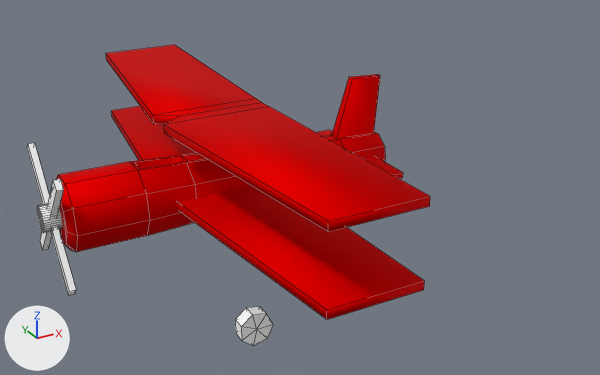
The OBJ model Models/chopwit.obj: old version first, new version second.
Before and after are seen from a camera (50 mm lens) standing at (-471.0, -962.0, 447.0) and looking at (31.0, -50.0, -9.0). Lighting does not change. The marker at lower left points along +X, +Y and +Z. Mesh edges are drawn as thin lines. Where no turn or scale is listed for an object, it has been applied to the vertices.

Objects in the first picture: 'chopwit'.
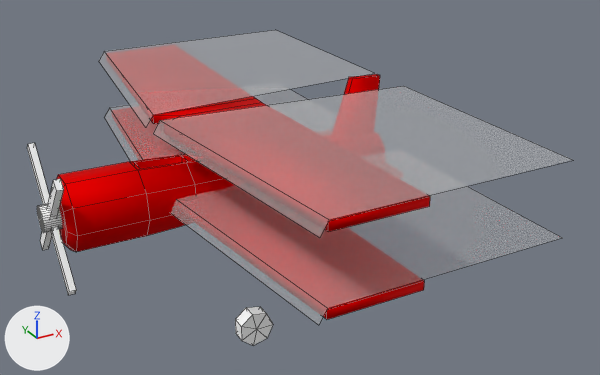
The edits, one by one:
Material 'Mat.1' (mat_mat_1) is new.
Its base color is (0.8, 0.8, 0.8) (white #e7e7e7).
Its metallic is 1.0.
Its roughness is 1.0.
Its alpha is 0.33.
me_chopwit has 257 vertices, 300 faces and spans x -305.0..187.0, y -356.0..356.0, z -115.0..118.0.
me_chopwit is used by ob_chopwit; location (0.0, 0.0, 0.0).
Verts and faces of me_chopwit; kept vertices keep their numbers, new ones are numbered from 257.
Part 1, on me_chopwit:
New vertex 257 is at (-108.0, 359.0, 9.0), pixel (109, 107).
New vertex 258 is at (-108.0, -359.0, 9.0), pixel (327, 308).
New vertex 259 is at (-108.0, 359.0, 106.0), pixel (104, 51).
New vertex 260 is at (-108.0, -359.0, 106.0), pixel (329, 219).
New vertices 261 to 264 stand at vertices 257 to 260, in that order, plus (313.0, 0.0, 0.0).
New vertex 265 is at (-148.0, 12.0, 9.0).
New vertex 266 is at (205.0, 37.0, 9.0).
New vertex 267 is at (-159.0, 13.0, -6.0).
New vertex 268 is at (-119.0, 360.0, -6.0), pixel (104, 117).
New vertex 269 is at (-148.0, -12.0, 9.0).
New vertex 270 is at (205.0, -37.0, 9.0).
New vertex 271 is at (-159.0, -13.0, -6.0).
New vertex 272 is at (-119.0, -360.0, -6.0), pixel (318, 325).
New vertex 273 is at (-148.0, 12.0, 106.0), pixel (153, 114).
New vertex 274 is at (205.0, 37.0, 106.0), pixel (374, 73).
New vertex 275 is at (-159.0, 13.0, 90.0), pixel (145, 127).
New vertex 276 is at (-119.0, 360.0, 90.0), pixel (98, 61).
New vertex 277 is at (-148.0, -12.0, 106.0), pixel (159, 120).
New vertex 278 is at (205.0, -37.0, 106.0), pixel (403, 85).
New vertex 279 is at (-159.0, -13.0, 90.0), pixel (153, 133).
New vertex 280 is at (-119.0, -360.0, 90.0), pixel (319, 237).
New faces: (257, 265, 266, 261), (257, 268, 267, 265), (258, 262, 270, 269), (258, 269, 271, 272), (259, 273, 274, 263), (259, 276, 275, 273) (mat_mat_1 (white #e7e7e7)).
New faces: (260, 264, 278, 277), (260, 277, 279, 280) (mat_mat_1 (white #e7e7e7)).
me_chopwit now uses material mat_mat_1 (white #e7e7e7).

Boxes [x1, y1, x2, y2] around the edits, measured in the pictures (600 x 375 px):
'chopwit', reshaped (35% wider): before [27, 45, 430, 346]; after [27, 30, 572, 346]
part 1 of me_chopwit, added: after [99, 30, 572, 325]
